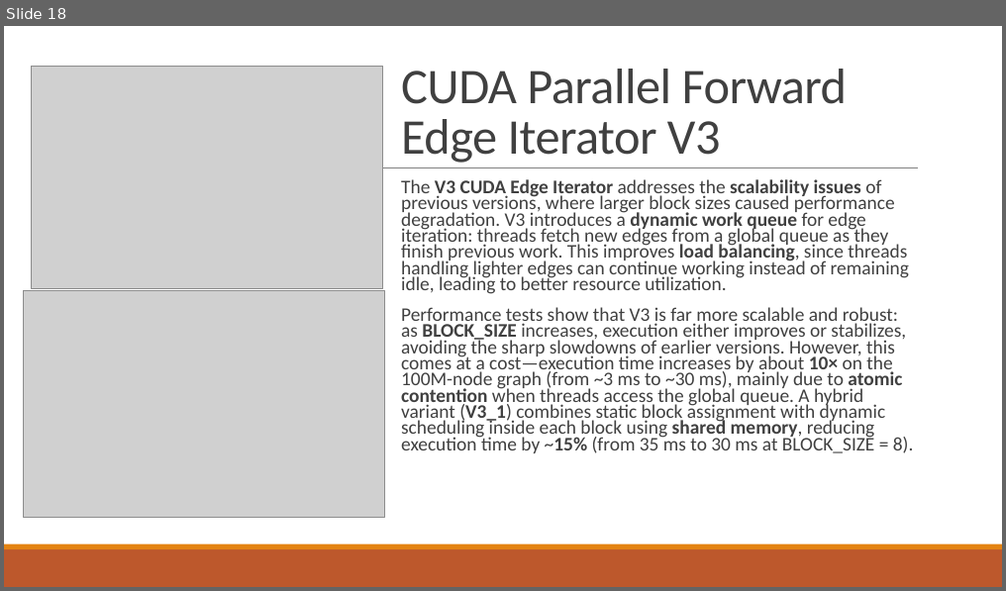
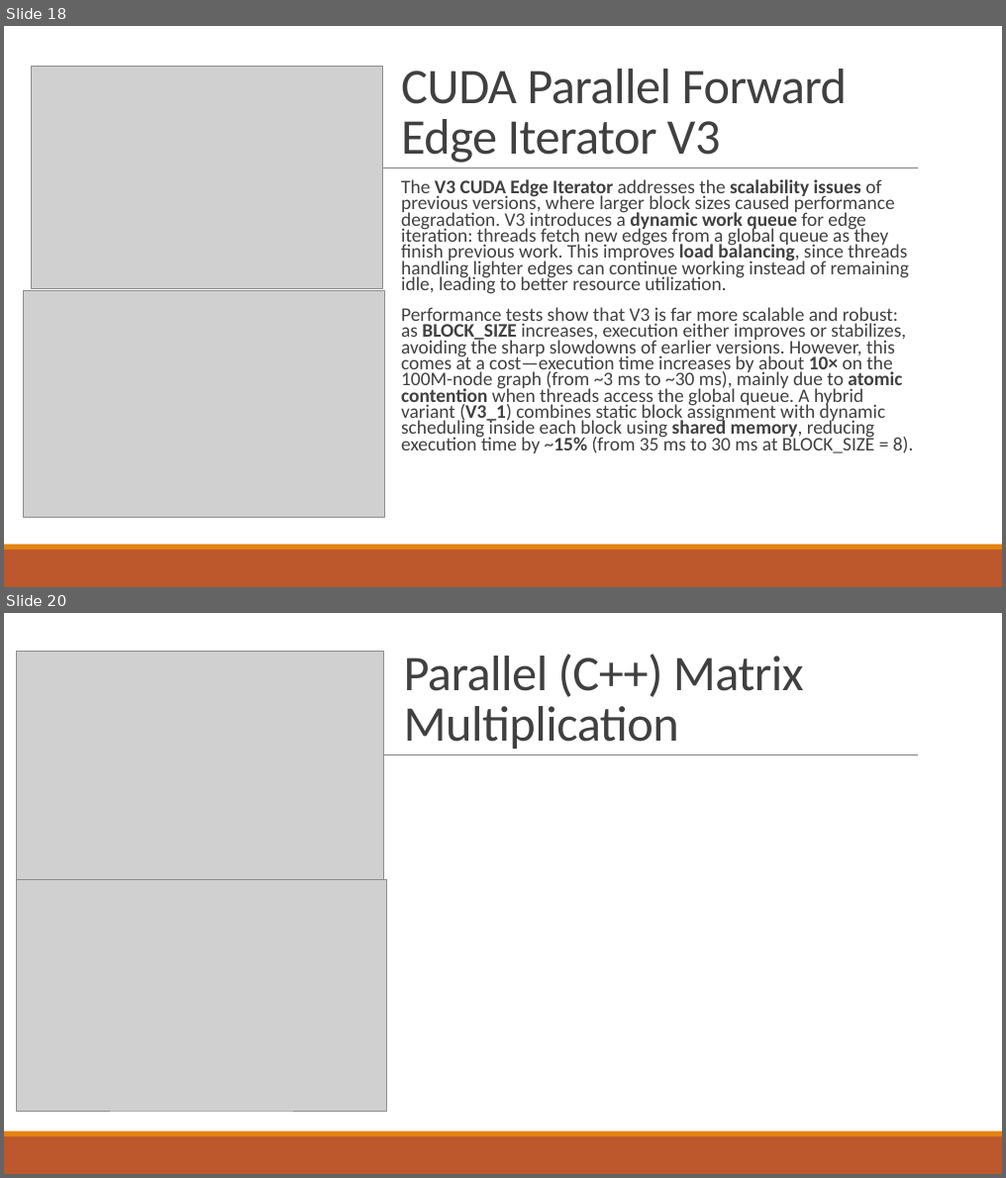
Before and after one commit to RiccardoRevalor/ParallelTriangleCounting, a slide deck: presentation.pptx. Shown one above the other, each under a label of ours: slide 18 before the commit, slides 18 and 20 after it; the slides between them are not shown. The pictures are 1006x591 and 1006x1178 pixels, drawn with LibreOffice and Linux fonts; fonts in the diff are those of the drawing; grey boxes stand for pictures. Boxes give left, top, right and bottom in pixels: in the first picture for what was removed or moved away, otherwise in the second. Text is boxed around its words. In the diff, an @@ line names an element or a change of style, - is before the commit and + after.

Commit message:
Matrix Multiplication Algorithm added on presentation

```diff
--- a/presentation.pptx
+++ b/presentation.pptx
@@ slide 20 added at [4,613,1002,1174], background #FFFFFF; not listed: 3 template elements that a slide beside it also shows @@
@@ picture added at [17,652,383,879] @@
@@ title added at [404,654,804,749], 48 pt, text #404040 @@
+Parallel (C++) Matrix Multiplication
@@ picture added at [16,879,387,1111] @@
```
Also in this commit, not shown: 3 other slides added.
